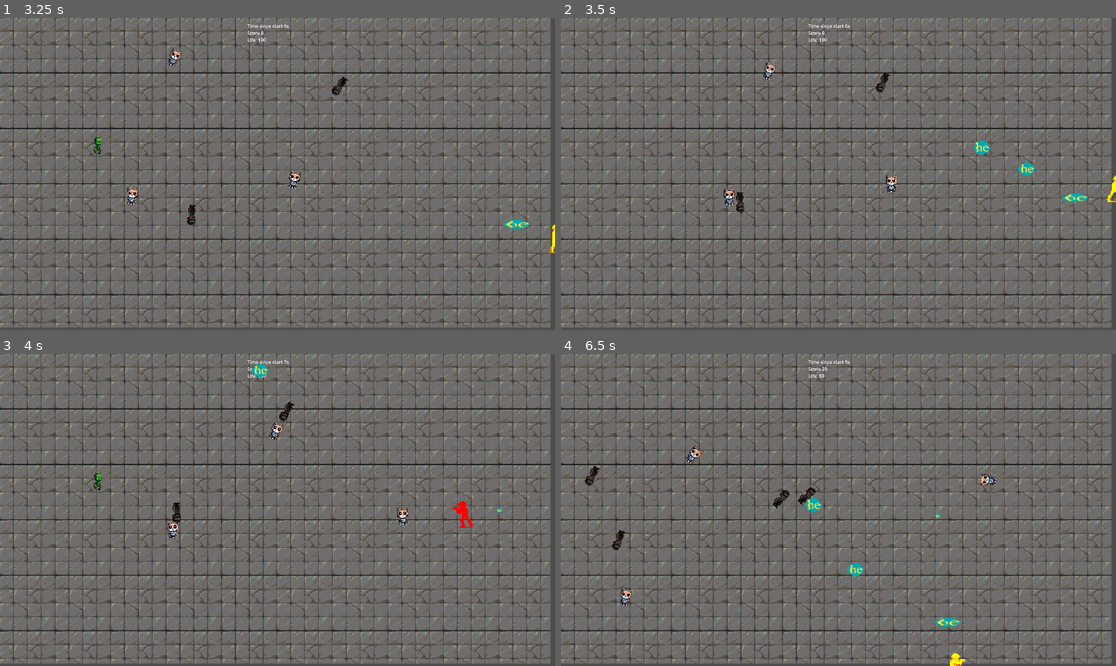
Above: before the commit, frames 1-4 (two rows, left to right).
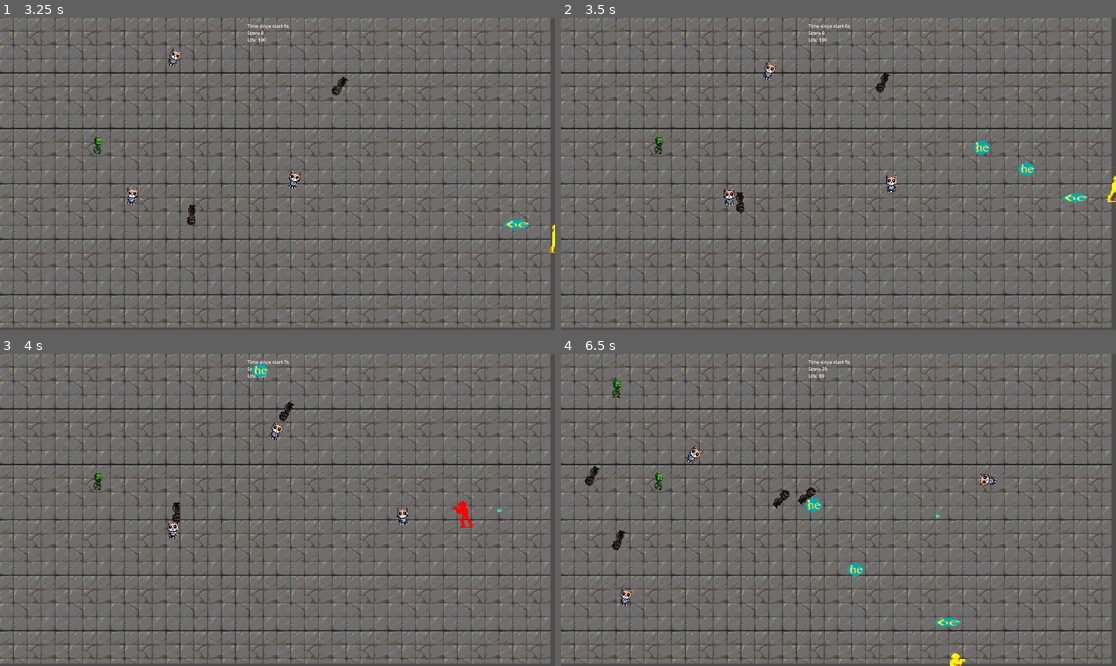
Above: after the commit, the same moments.

Repository: elVariable/gamejam
Game: Godot game, scene res://scenes/levels/main.tscn
Same seed, same stepped clock (60 frames per second), same inputs: the game is played once before the commit and once after it. The engine's default icon, where the game draws it, is replaced by a stand-in: a white triangle on a blue panel in a dark square.
Inputs:
- Up to frame 1 (3.25 s): tap Enter at 0.5 s; hold D (Right) 0.53-1.28 s; tap U (Fire0) at 0.6 s; hold S (Down) 1.28-2.03 s; tap I (Fire1) at 1.35 s; hold D (Right) 2.03-2.78 s; tap O (Fire2) at 2.1 s; hold W (Up) from 2.78 s (still down); tap P (Fire3) at 2.85 s
- Up to frame 2 (3.5 s): keep holding W (Up)
- Up to frame 3 (4 s): release W (Up) at 3.53 s; hold A (Left) from 3.53 s (still down); tap U (Fire0) at 3.6 s
- Up to frame 4 (6.5 s): tap I (Fire1) at 4.35 s; release A (Left) at 5.03 s; hold S (Down) 5.03-5.78 s; tap O (Fire2) at 5.1 s; hold D (Right) from 5.78 s (still down); tap P (Fire3) at 5.85 s

Frame 1 is identical in both runs. In frame 2, 0.1% of the frame differs, in the area x 16-61%, y 15-63%; in frame 3, less than 0.1%; in frame 4, 0.2%, in the area x 4-77%, y 8-78%.

Commit message:
fix animation

Diff:
--- a/scenes/prefabs/enemies/enemy.tscn
+++ b/scenes/prefabs/enemies/enemy.tscn
@@ -11,7 +11,7 @@
 
 [sub_resource type="Animation" id="Animation_x62mb"]
 resource_name = "Walk"
-length = 0.7
+length = 0.5
 tracks/0/type = "value"
 tracks/0/imported = false
 tracks/0/enabled = true
@@ -19,14 +19,30 @@
 tracks/0/interp = 1
 tracks/0/loop_wrap = true
 tracks/0/keys = {
-"times": PackedFloat32Array(0, 0.2, 0.4, 0.6),
-"transitions": PackedFloat32Array(1, 1, 1, 1),
+"times": PackedFloat32Array(0, 0.2, 0.4),
+"transitions": PackedFloat32Array(1, 1, 1),
 "update": 1,
-"values": [0, 1, 3, 4]
+"values": [0, 1, 2]
+}
+
+[sub_resource type="Animation" id="Animation_wb534"]
+length = 0.001
+tracks/0/type = "value"
+tracks/0/imported = false
+tracks/0/enabled = true
+tracks/0/path = NodePath("Icon:frame")
+tracks/0/interp = 1
+tracks/0/loop_wrap = true
+tracks/0/keys = {
+"times": PackedFloat32Array(0),
+"transitions": PackedFloat32Array(1),
+"update": 1,
+"values": [0]
 }
 
 [sub_resource type="AnimationLibrary" id="AnimationLibrary_qo0uv"]
 _data = {
+"RESET": SubResource("Animation_wb534"),
 "Walk": SubResource("Animation_x62mb")
 }
 
--- a/scenes/prefabs/enemies/grumpy_house_plant.tscn
+++ b/scenes/prefabs/enemies/grumpy_house_plant.tscn
@@ -1,8 +1,46 @@
-[gd_scene load_steps=4 format=3 uid="uid://c3wx18gdgppaj"]
+[gd_scene load_steps=7 format=3 uid="uid://c3wx18gdgppaj"]
 
 [ext_resource type="PackedScene" uid="uid://tn60djfck7wo" path="res://scenes/prefabs/enemies/enemy.tscn" id="1_2qt5c"]
 [ext_resource type="Script" path="res://scripts/enemies/grumpy_house_plant.gd" id="2_yt1aw"]
 [ext_resource type="Texture2D" uid="uid://d2x0oycrnfq26" path="res://Assets/Enemies/enemy3.png" id="3_ncnrk"]
+
+[sub_resource type="Animation" id="Animation_x62mb"]
+resource_name = "Walk"
+length = 0.5
+tracks/0/type = "value"
+tracks/0/imported = false
+tracks/0/enabled = true
+tracks/0/path = NodePath("Icon:frame")
+tracks/0/interp = 1
+tracks/0/loop_wrap = true
+tracks/0/keys = {
+"times": PackedFloat32Array(0, 0.2, 0.4),
+"transitions": PackedFloat32Array(1, 1, 1),
+"update": 1,
+"values": [0, 1, 2]
+}
+
+[sub_resource type="Animation" id="Animation_wb534"]
+length = 0.001
+tracks/0/type = "value"
+tracks/0/imported = false
+tracks/0/enabled = true
+tracks/0/path = NodePath("Icon:frame")
+tracks/0/interp = 1
+tracks/0/loop_wrap = true
+tracks/0/keys = {
+"times": PackedFloat32Array(0),
+"transitions": PackedFloat32Array(1),
+"update": 1,
+"values": [0]
+}
+
+[sub_resource type="AnimationLibrary" id="AnimationLibrary_b03pb"]
+resource_local_to_scene = true
+_data = {
+"RESET": SubResource("Animation_wb534"),
+"Walk": SubResource("Animation_x62mb")
+}
 
 [node name="Enemy" instance=ExtResource("1_2qt5c")]
 script = ExtResource("2_yt1aw")
@@ -10,3 +48,8 @@
 [node name="Icon" parent="." index="0"]
 modulate = Color(0.427451, 0.941176, 0.384314, 1)
 texture = ExtResource("3_ncnrk")
+
+[node name="AnimationPlayer" parent="." index="3"]
+libraries = {
+"": SubResource("AnimationLibrary_b03pb")
+}
--- a/scenes/prefabs/enemies/grumpy_old_man.tscn
+++ b/scenes/prefabs/enemies/grumpy_old_man.tscn
@@ -1,8 +1,46 @@
-[gd_scene load_steps=4 format=3 uid="uid://car7qsfo2yawc"]
+[gd_scene load_steps=7 format=3 uid="uid://car7qsfo2yawc"]
 
 [ext_resource type="PackedScene" uid="uid://tn60djfck7wo" path="res://scenes/prefabs/enemies/enemy.tscn" id="1_qkh4x"]
 [ext_resource type="Script" path="res://scripts/enemies/grumpy_old_man.gd" id="2_8tq81"]
 [ext_resource type="Texture2D" uid="uid://djixpvwep8gqu" path="res://Assets/Enemies/enemy2.png" id="3_7p1jw"]
+
+[sub_resource type="Animation" id="Animation_x62mb"]
+resource_name = "Walk"
+length = 0.5
+tracks/0/type = "value"
+tracks/0/imported = false
+tracks/0/enabled = true
+tracks/0/path = NodePath("Icon:frame")
+tracks/0/interp = 1
+tracks/0/loop_wrap = true
+tracks/0/keys = {
+"times": PackedFloat32Array(0, 0.2, 0.4),
+"transitions": PackedFloat32Array(1, 1, 1),
+"update": 1,
+"values": [0, 1, 2]
+}
+
+[sub_resource type="Animation" id="Animation_wb534"]
+length = 0.001
+tracks/0/type = "value"
+tracks/0/imported = false
+tracks/0/enabled = true
+tracks/0/path = NodePath("Icon:frame")
+tracks/0/interp = 1
+tracks/0/loop_wrap = true
+tracks/0/keys = {
+"times": PackedFloat32Array(0),
+"transitions": PackedFloat32Array(1),
+"update": 1,
+"values": [0]
+}
+
+[sub_resource type="AnimationLibrary" id="AnimationLibrary_hrdyl"]
+resource_local_to_scene = true
+_data = {
+"RESET": SubResource("Animation_wb534"),
+"Walk": SubResource("Animation_x62mb")
+}
 
 [node name="Enemy" instance=ExtResource("1_qkh4x")]
 script = ExtResource("2_8tq81")
@@ -11,6 +49,11 @@
 modulate = Color(0.317647, 0.317647, 0.317647, 1)
 texture = ExtResource("3_7p1jw")
 
+[node name="AnimationPlayer" parent="." index="3"]
+libraries = {
+"": SubResource("AnimationLibrary_hrdyl")
+}
+
 [node name="UpdateTargetTimer" type="Timer" parent="." index="4"]
 unique_name_in_owner = true
 
Not shown: 1 places in scenes/prefabs/enemies/enemy.tscn that only renumber resources
Not shown, changed: .gitignore
